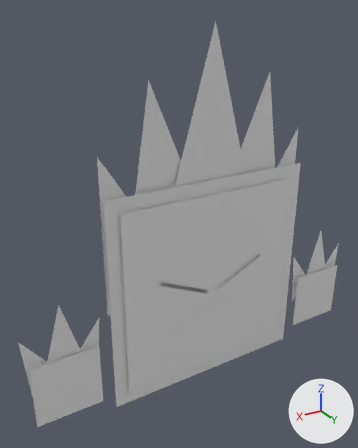
The Blender file Finger Guns/Assets/Art/Bosses/Elemental/Elemental_Fire.blend as it was, and as the next commit left it.
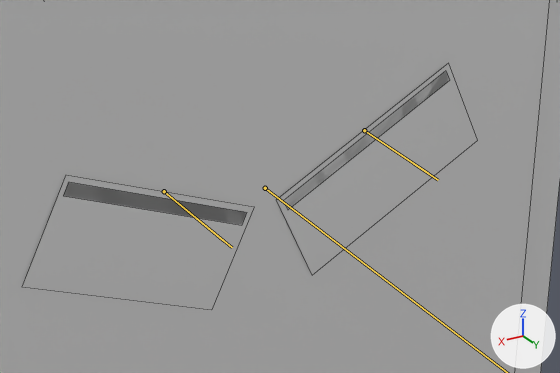
Old and new are each drawn whole from a camera (50 mm lens) standing at (2.48, 3.49, 2.47) and looking at (0.27, -0.19, 0.63) and again close up on the part from 40% to 81% of the width and 52% to 74% of the height. The axes (+X, +Y, +Z) are drawn at lower right. The lights are the same throughout. Both versions are drawn at frame 1 of the action 'Expression_Angry'; the numbers are the values there. The bones that bend it are drawn over the model as lines in the close-ups. The close-ups show mesh edges as thin lines.

The first close-up shows 'Elemental_Fire'.
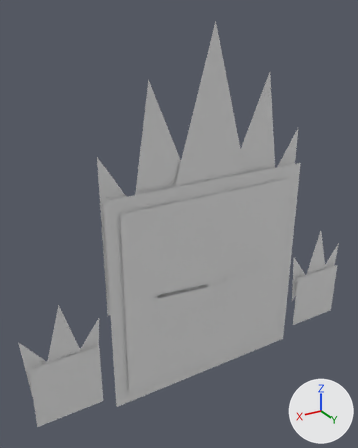
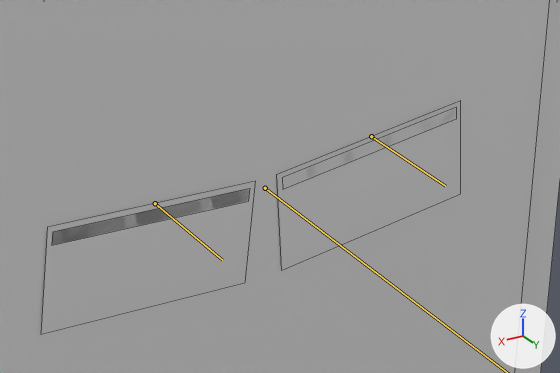
Commit message: Fire Elemental Fixes
Fixed expression animations for the fire elemental.

What the commit changed:
Bone 'Eye_Open.R' (bone_eye_open_r) moves from (0.025, 0.0, -0.025) to (0.0, 0.0, 0.0).
Bone 'Eye_Open.R' (bone_eye_open_r) turns from (0, -20, 0) to (0, 0, 0) degrees about its own x, y and z.
Bone 'Eyes_Closed.R' (bone_eyes_closed_r) moves from (0.025, 0.0, -0.025) to (0.0, 0.0, 0.0).
Bone 'Eyes_Closed.R' (bone_eyes_closed_r) turns from (0, -20, 0) to (0, 0, 0) degrees about its own x, y and z.
Bone 'Eye_Open.L' (bone_eye_open_l) moves from (-0.025, 0.0, -0.025) to (0.0, 0.0, 0.0).
Bone 'Eye_Open.L' (bone_eye_open_l) turns from (0, 20, 0) to (0, 0, 0) degrees about its own x, y and z.
Bone 'Eyes_Closed.L' (bone_eyes_closed_l) moves from (-0.025, 0.0, -0.025) to (0.0, 0.0, 0.0).
Bone 'Eyes_Closed.L' (bone_eyes_closed_l) turns from (0, 20, 0) to (0, 0, 0) degrees about its own x, y and z.

Boxes (x1, y1, x2, y2) around the edits, measured in the close-ups (560 x 373 px):
'Elemental_Fire', posed: (0, 0, 560, 373) in both
bone 'Eye_Open.R', root to tip: before (164, 191) to (222, 240); after (155, 203) to (213, 252)
bone 'Eyes_Closed.R', root to tip: before (164, 191) to (232, 247); after (155, 203) to (222, 260)
bone 'Eye_Open.L', root to tip: before (364, 130) to (428, 173); after (371, 136) to (435, 179)
bone 'Eyes_Closed.L', root to tip: before (364, 130) to (438, 180); after (371, 136) to (445, 186)
